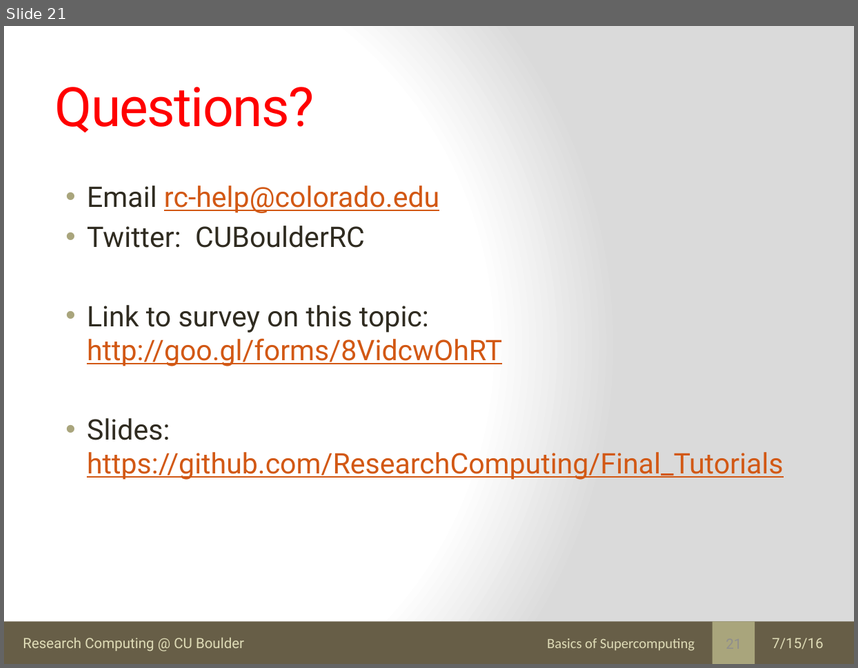
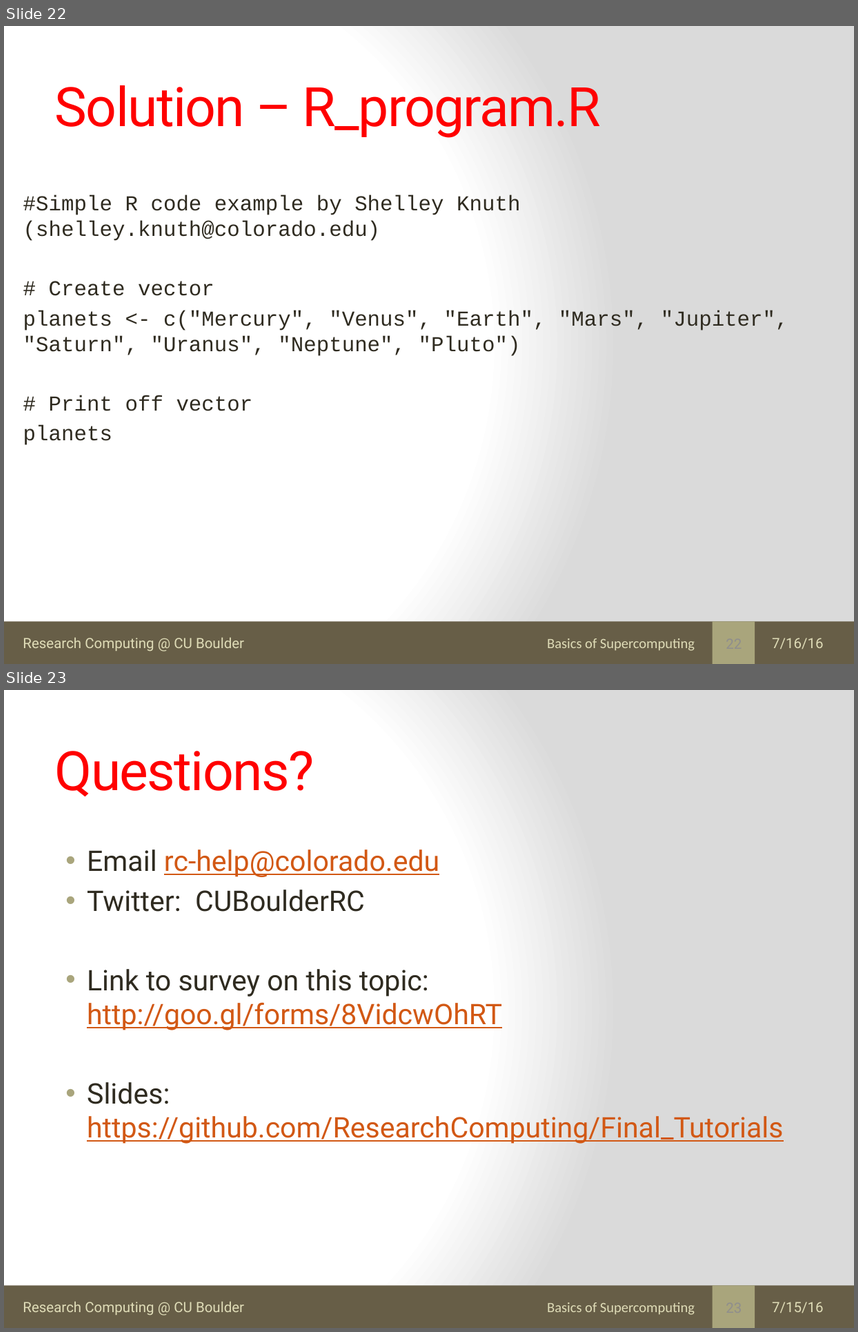
Before and after one commit to kkwinner/Final_Tutorials, a slide deck: Basics_Supercomputing/submitting_jobs_supercomputer.pptx. Shown one above the other, each under a label of ours: slide 21 before the commit, slides 22 and 23 after it. The pictures are 858x668 and 858x1332 pixels, drawn with LibreOffice and Linux fonts; fonts in the diff are those of the drawing. Boxes give left, top, right and bottom in pixels: in the first picture for what was removed or moved away, otherwise in the second. Text is boxed around its words. In the diff, an @@ line names an element or a change of style, - is before the commit and + after.

```diff
--- a/Basics_Supercomputing/submitting_jobs_supercomputer.pptx
+++ b/Basics_Supercomputing/submitting_jobs_supercomputer.pptx
@@ slide 22 added at (x1=4, y1=26, x2=854, y2=664), background gradient #FFFFFF to #DADADA; not listed: 3 template elements that a slide beside it also shows @@
@@ title added at (x1=55, y1=85, x2=601, y2=138), 46 pt, text #FF0000 @@
+Solution – R_program.R
@@ text added at (x1=23, y1=195, x2=789, y2=445), 18 pt, text #2F2B20 @@
+#Simple R code example by Shelley Knuth (shelley.knuth@colorado.edu)
+# Create vector
+planets <- c("Mercury", "Venus", "Earth", "Mars", "Jupiter", "Saturn", "Uranus", "Neptune", "Pluto")
+# Print off vector
+planets
@@ text added at (x1=547, y1=638, x2=695, y2=650), 12 pt, text #DFDCB7 @@
+Basics of Supercomputing
@@ text added at (x1=772, y1=637, x2=824, y2=648), 12 pt, text #DFDCB7 @@
+7/16/16
@@ what was slide 21 is now slide 23 @@
```
Also in this commit, not shown: 4 slides changed, 1 other slide added, 1 other file.
